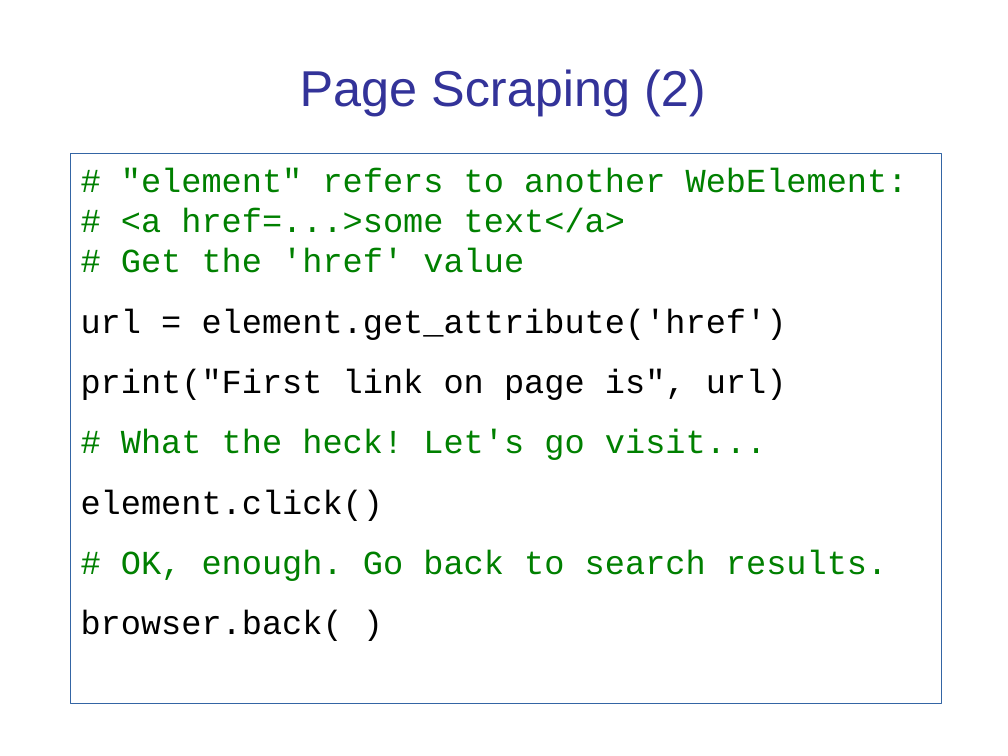
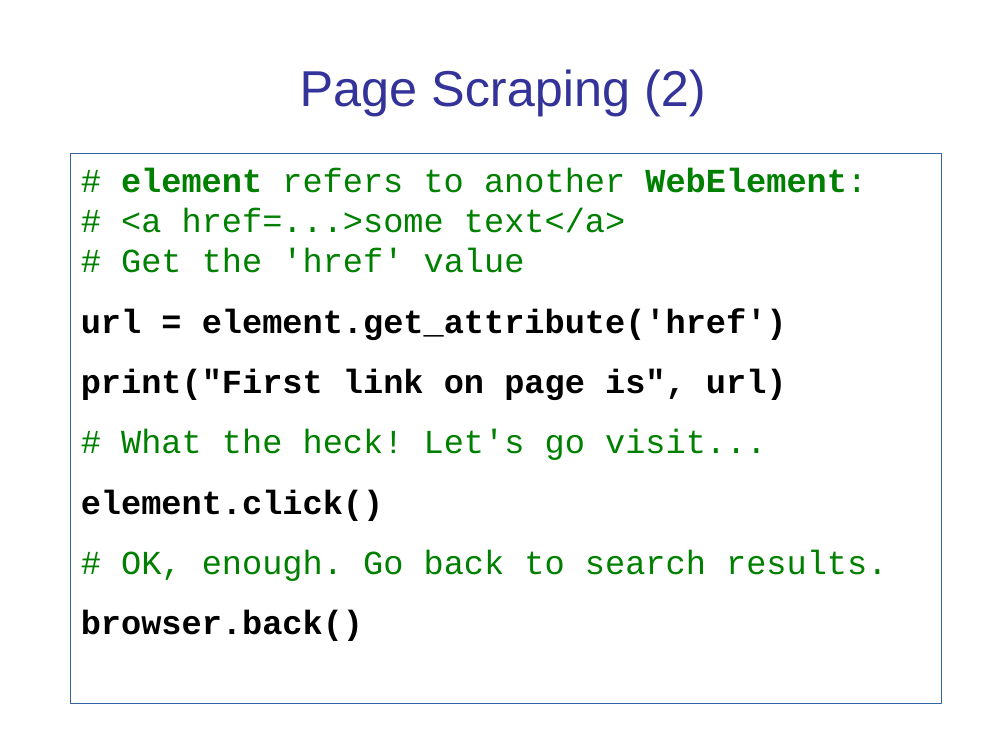
Before and after one commit to cpske/ISP, a slide deck: slide 18 of testing/WebTesting.ppt (slide 17 before the commit). Drawn at 1008x756 pixels with LibreOffice and Linux fonts; fonts in the diff are those of the drawing. Boxes give left, top, right and bottom in pixels: in the first picture for what was removed or moved away, otherwise in the second. Text is boxed around its words. In the diff, an @@ line names an element or a change of style, - is before the commit and + after.

```diff
--- a/testing/WebTesting.ppt
+++ b/testing/WebTesting.ppt
@@ text at [121,167,867,193]: text changed @@
-# "element" refers to another WebElement:
+# element refers to another WebElement:
@@ text at [81,208,887,581]: bold on in "url = element.get_attribute('href')", "print("First link on page is", url)", "element.click()" @@
@@ text at [81,610,363,641]: text changed; bold on @@
-browser.back( )
+browser.back()
```
Also in this commit, not shown: 12 other slides changed, 2 slides added, 5 other files.
